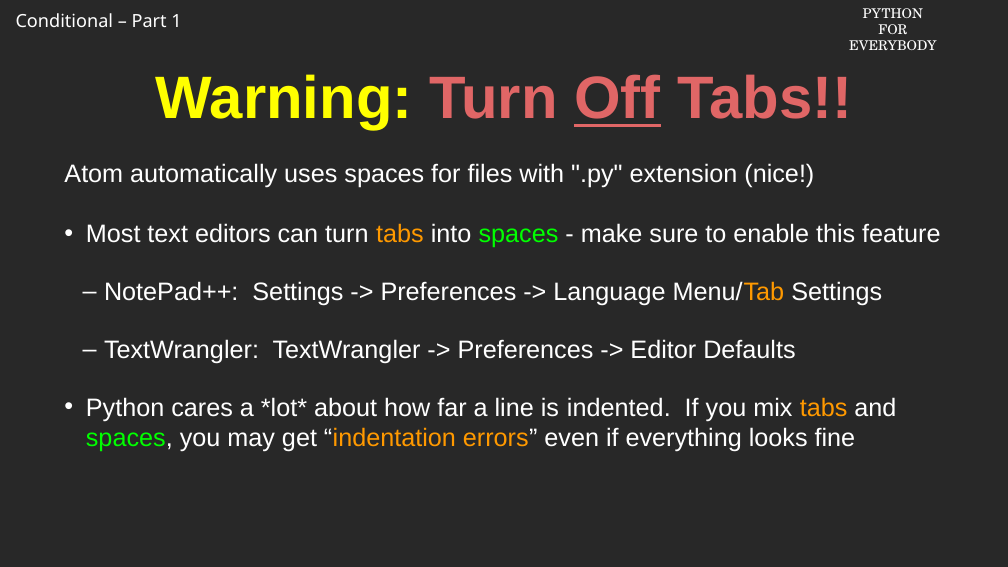
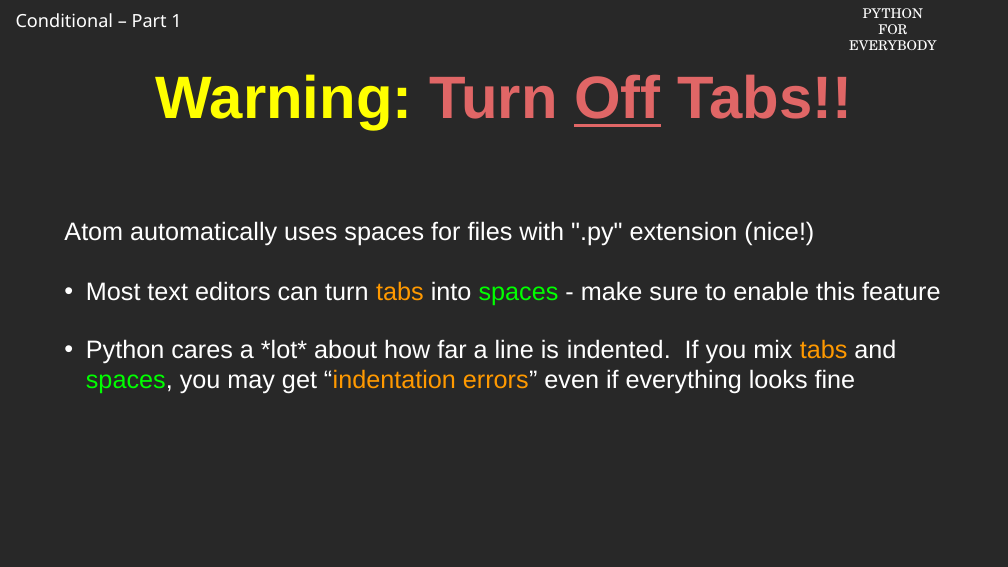
Before and after one commit to csev/py4e, a slide deck: slide 7 of cai/redo-2024/Slides/03-01-python4e.01.111716.pptx. Drawn at 1008x567 pixels with LibreOffice and Linux fonts; fonts in the diff are those of the drawing; background and template pictures are left out. Boxes give left, top, right and bottom in pixels: in the first picture for what was removed or moved away, otherwise in the second. Text is boxed around its words. In the diff, an @@ line names an element or a change of style, - is before the commit and + after.

```diff
--- a/cai/redo-2024/Slides/03-01-python4e.01.111716.pptx
+++ b/cai/redo-2024/Slides/03-01-python4e.01.111716.pptx
@@ text at box(104, 281, 882, 364): paragraphs removed @@
-  – NotePad++: Settings -> Preferences -> Language Menu/Tab Settings
-  – TextWrangler: TextWrangler -> Preferences -> Editor Defaults
```
Also in this commit, not shown: 1 other file.
